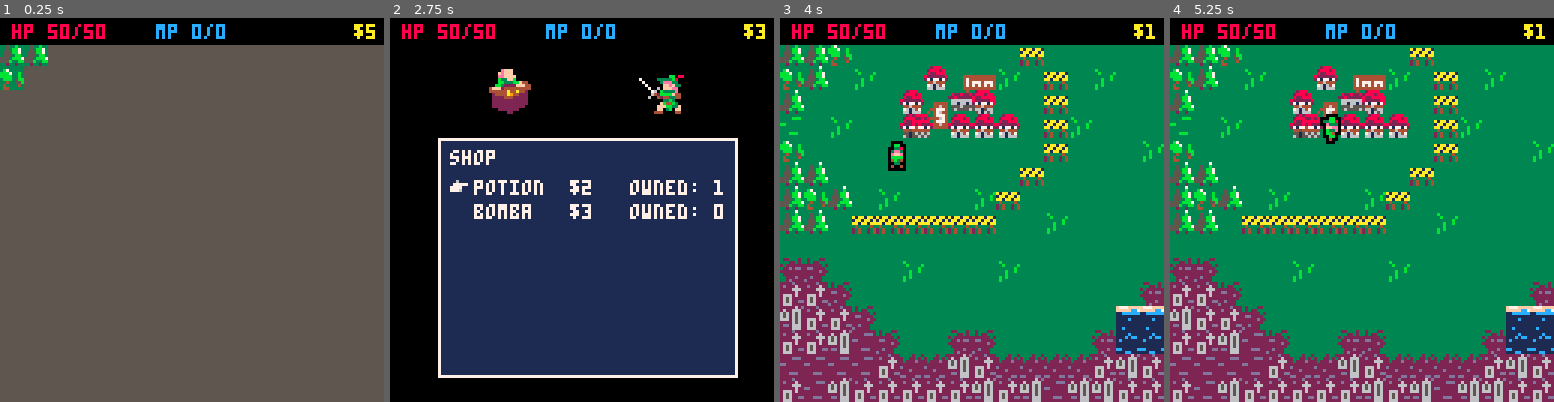
Above: before the commit, frames 1-4 (left to right).
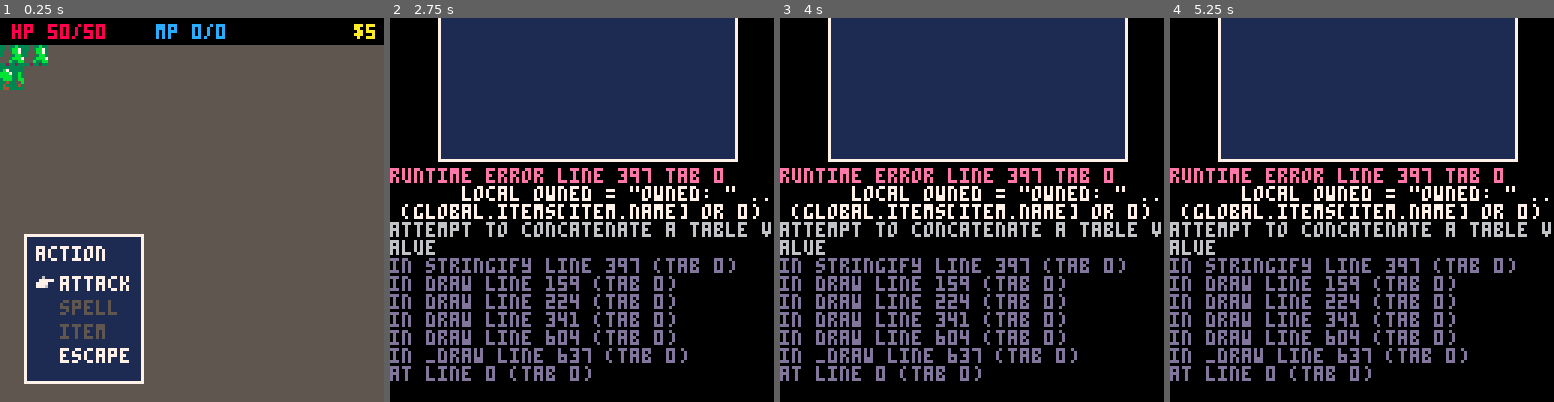
Above: after the commit, the same moments.

Repository: AddisonMink/pico8-rpg
Game: PICO-8 cartridge game.p8
Same seed, same stepped clock (60 frames per second), same inputs: the game is played once before the commit and once after it.
Inputs:
- Up to frame 1 (0.25 s): no input
- Up to frame 2 (2.75 s): tap X (X key) at 0.33, 1.07, 1.85 s; tap O (Z key) at 0.7, 1.7, 2.1, 2.5 s; hold Right 1.6-2.1 s; hold Up 2.15-2.42 s; hold Right from 2.47 s (still down)
- Up to frame 3 (4 s): tap O (Z key) at 2.9, 3.3, 3.7 s; tap X (X key) at 2.97 s; release Right at 3.03 s; hold Left 3.08-3.58 s; hold Down 3.63-3.97 s
- Up to frame 4 (5.25 s): hold Right 4.02-4.68 s; tap X (X key) at 4.08, 5.2 s; tap O (Z key) at 4.1, 4.5, 4.9 s; hold Up 4.73-5.03 s; hold Left from 5.08 s (still down)

The runs differ from the first frame. In frame 1, 12% of the frame differs, in the area x 6-38%, y 56-96%; in frame 2, 71%; in frame 3, 98%; in frame 4, 98%, in the area x 0-100%, y 0-100%.
Error after the commit: runtime error line 397 tab 0; local owned = "owned: " .. (global.items[item.name] or 0); attempt to concatenate a table value

Commit message:
add action menu.

Diff:
--- /dev/null
+++ b/action_menu.lua
@@ -0,0 +1,81 @@
+function action_menu_new()
+  local action_menu, item_menu, spell_menu
+  local state = "action"
+  local me = {}
+
+  -- #region initialization
+  action_menu = menu_new(
+    "action",
+    nil,
+    { "attack", "spell", "item", "escape" },
+    function(action)
+      return action == "attack"
+          or action == "spell" and #global.spells > 0
+          or action == "item" and #global.items > 0
+          or action == "escape"
+    end
+  )
+
+  item_menu = menu_new(
+    "item",
+    nil,
+    global.items,
+    nil,
+    nil,
+    function(item)
+      return item.name .. " x" .. item.quantity
+    end
+  )
+
+  spell_menu = menu_new(
+    "spell",
+    nil,
+    global.spells,
+    nil,
+    nil
+  )
+  -- #endregion
+
+  function me:update()
+    if state == "action" then
+      local result = action_menu:update()
+      if result == "attack" then
+        return "attack"
+      elseif result == "spell" then
+        state = "spell"
+      elseif result == "item" then
+        state = "item"
+      elseif result == "escape" then
+        return "escape"
+      end
+    elseif state == "item" then
+      local result = item_menu:update()
+      if result == "cancel" then
+        state = "action"
+      elseif result ~= nil then
+        return { type = "item", item = result }
+      end
+    elseif state == "spell" then
+      local result = spell_menu:update()
+      if result == "cancel" then
+        state = "action"
+      elseif result ~= nil then
+        return { type = "spell", spell = result }
+      end
+    end
+  end
+
+  function me:draw()
+    local camera_x, camera_y = peek2(0x5f28), peek2(0x5f2a)
+    local x,y = camera_x + 8, camera_y + 128 - 56
+    if state == "action" then
+      action_menu:draw(x, y)
+    elseif state == "item" then
+      item_menu:draw(x, y)
+    elseif state == "spell" then
+      spell_menu:draw(x, y)
+    end
+  end
+
+  return me
+end
--- a/dialogue.lua
+++ b/dialogue.lua
@@ -59,9 +59,9 @@
     function(item)
       global.coins -= item.price
       if global.items[item.name] == nil then
-        global.items[item.name] = 0
+        global.items[item.name] = { name = item.name, quantity = 0 }
       end
-      global.items[item.name] += 1
+      global.items[item.name].quantity += 1
     end,
     function(item)
       local name = pad_str(item.name, 8)
--- a/game.p8
+++ b/game.p8
@@ -4,22 +4,26 @@
 #include util.lua
 #include menu.lua
 #include menu_tree.lua
+#include action_menu.lua
 #include global_state.lua
 #include dialogue.lua
 #include world.lua
 #include game.lua
 
-
 function _init()
   game = game_new()
+  menu = action_menu_new()
 end
 
 function _update()
   game:update()
+  menu:update()
 end
 
 function _draw()
   game:draw()
+
+  menu:draw()
 end
 
 __gfx__
--- a/global_state.lua
+++ b/global_state.lua
@@ -7,6 +7,7 @@
     mp = 0,
     max_mp = 0
   },
+  spells = {},
   items = {},
   coins = 5,
 
